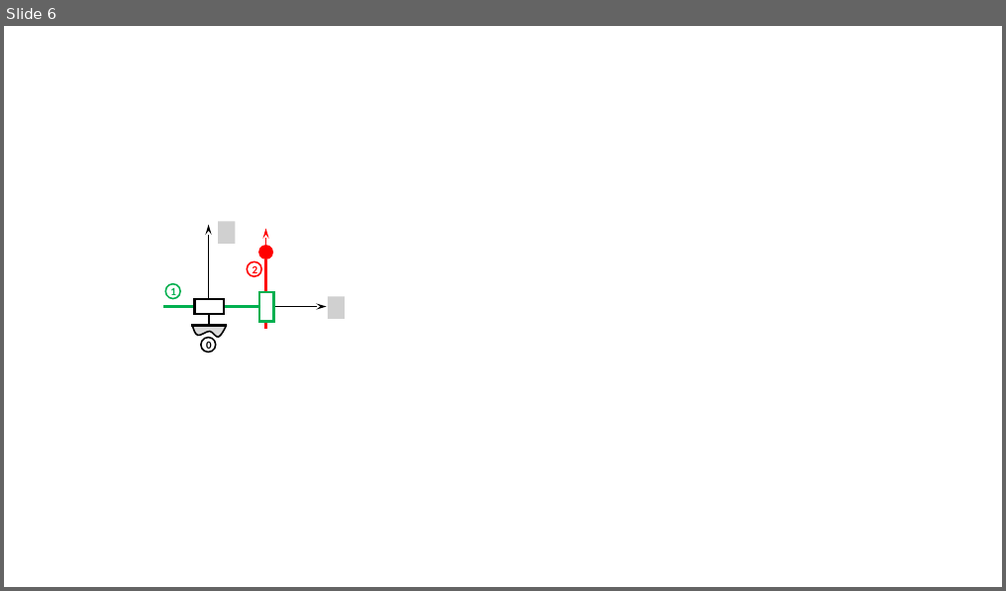
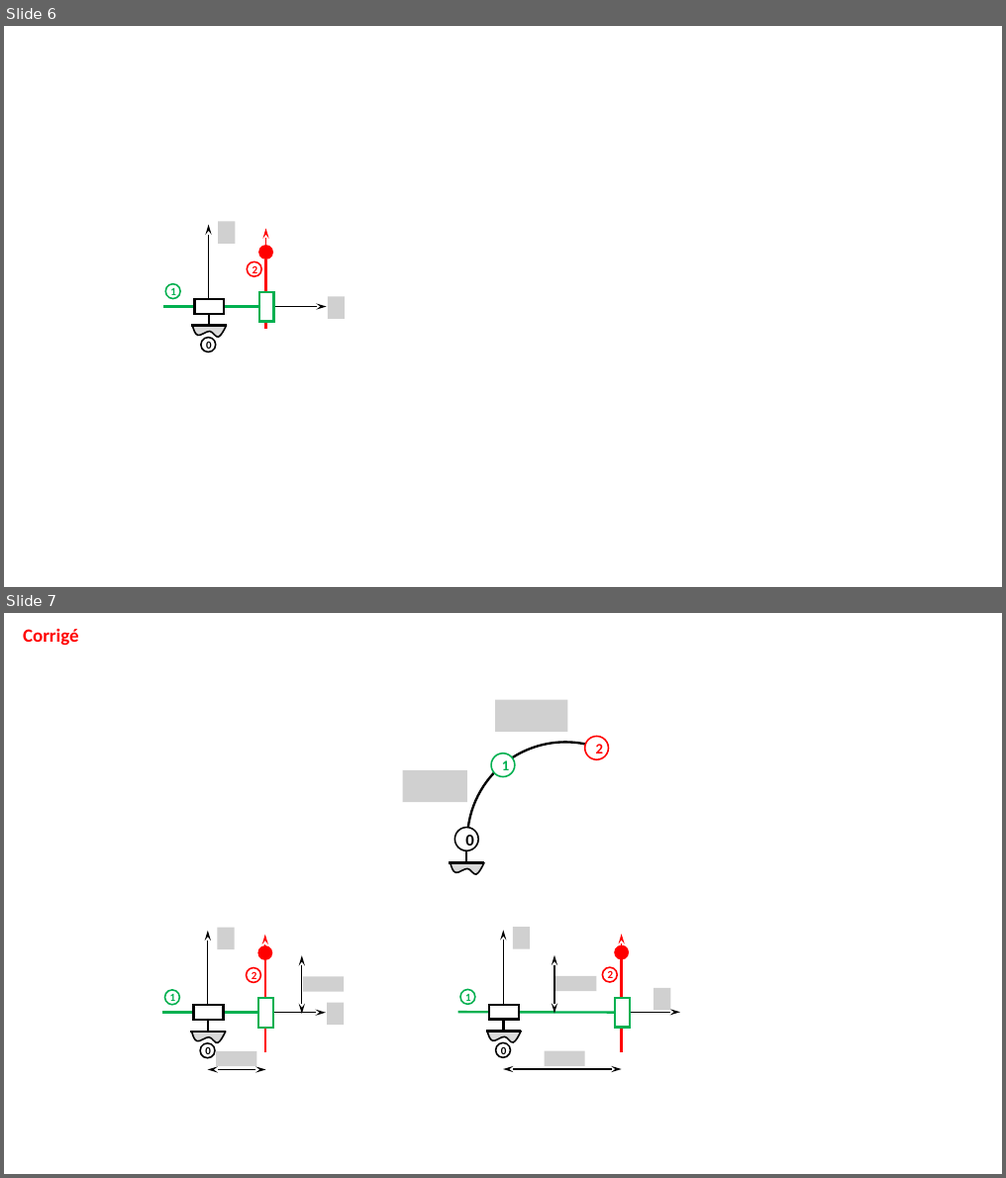
Before and after one commit to xpessoles/ExercicesCompetences, a slide deck: MecanismesDeBase/Figures.pptx. Shown one above the other, each under a label of ours: slide 6 before the commit, slides 6 and 7 after it. The pictures are 1006x591 and 1006x1178 pixels, drawn with LibreOffice and Linux fonts; fonts in the diff are those of the drawing; grey boxes stand for pictures; background and template pictures are left out. Boxes give left, top, right and bottom in pixels: in the first picture for what was removed or moved away, otherwise in the second. Text is boxed around its words. In the diff, an @@ line names an element or a change of style, - is before the commit and + after.

```diff
--- a/MecanismesDeBase/Figures.pptx
+++ b/MecanismesDeBase/Figures.pptx
@@ slide 7 added at bbox=[4, 613, 1002, 1174], background #FFFFFF @@
@@ text added at bbox=[23, 628, 78, 646], 18 pt, text #FF0000, bold @@
+Corrigé
@@ picture added at bbox=[495, 700, 567, 732] @@
@@ arc (boxed as its full ellipse) added at bbox=[467, 742, 663, 938], outline #000000 2.25 pt @@
@@ ellipse added at bbox=[491, 754, 515, 777], fill #FFFFFF, outline #00B050 1.5 pt, 14 pt, text #00B050, bold @@
+1
@@ ellipse added at bbox=[585, 737, 608, 760], fill #FFFFFF, outline #FF0000 1.5 pt, 14 pt, text #FF0000, bold @@
+2
@@ picture added at bbox=[402, 770, 467, 802] @@
@@ ellipse added at bbox=[454, 827, 478, 851], fill #FFFFFF, outline #000000 1.5 pt, 16 pt, text #000000, bold @@
+0
@@ line added from (484, 863) to (449, 863), #000000 2.25 pt @@
@@ freeform shape added at bbox=[450, 862, 484, 874], fill #D9D9D9, outline #000000 1.5 pt @@
@@ line added from (466, 851) to (466, 862), #000000 2.25 pt @@
@@ group added at bbox=[162, 928, 344, 1069]: 4 lines, 4 ellipses, 4 pictures, 3 arrows, 2 rectangles, 2 double arrows, 1 freeform shape @@
+0
+1
+2
@@ group added at bbox=[458, 927, 680, 1069]: 4 lines, 4 ellipses, 4 pictures, 3 arrows, 2 rectangles, 2 double arrows, 1 freeform shape @@
+0
+1
+2
```
Also in this commit, not shown: 1 slide changed, 4 other files.
